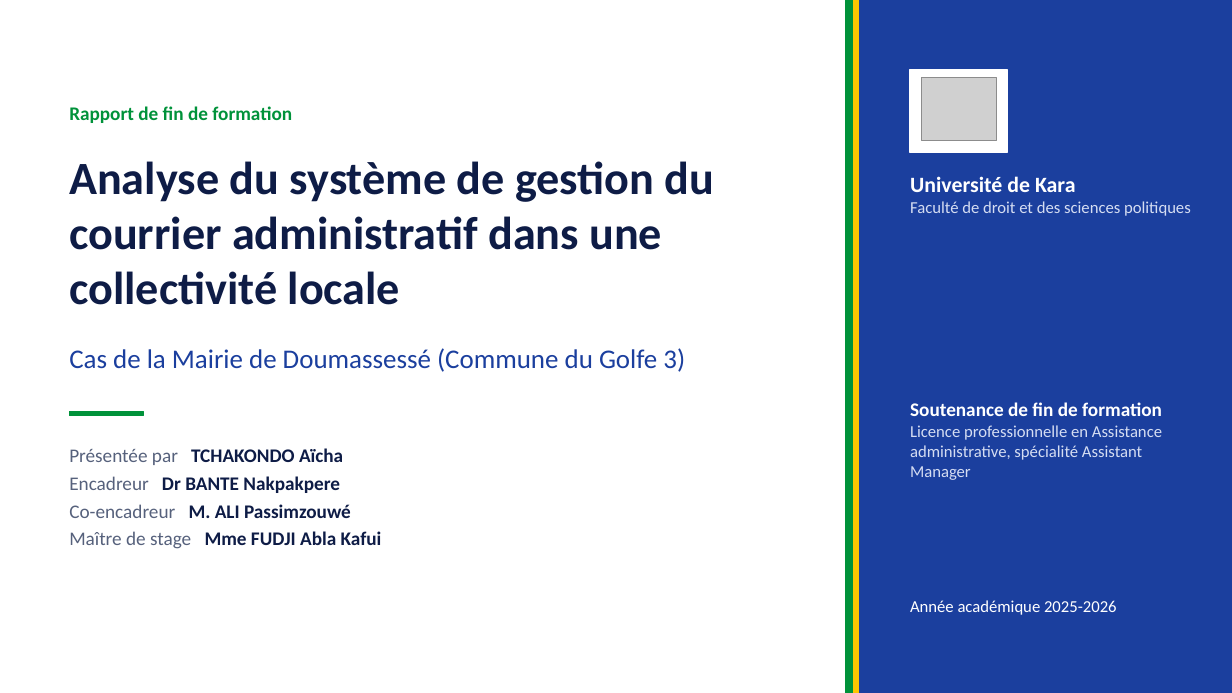
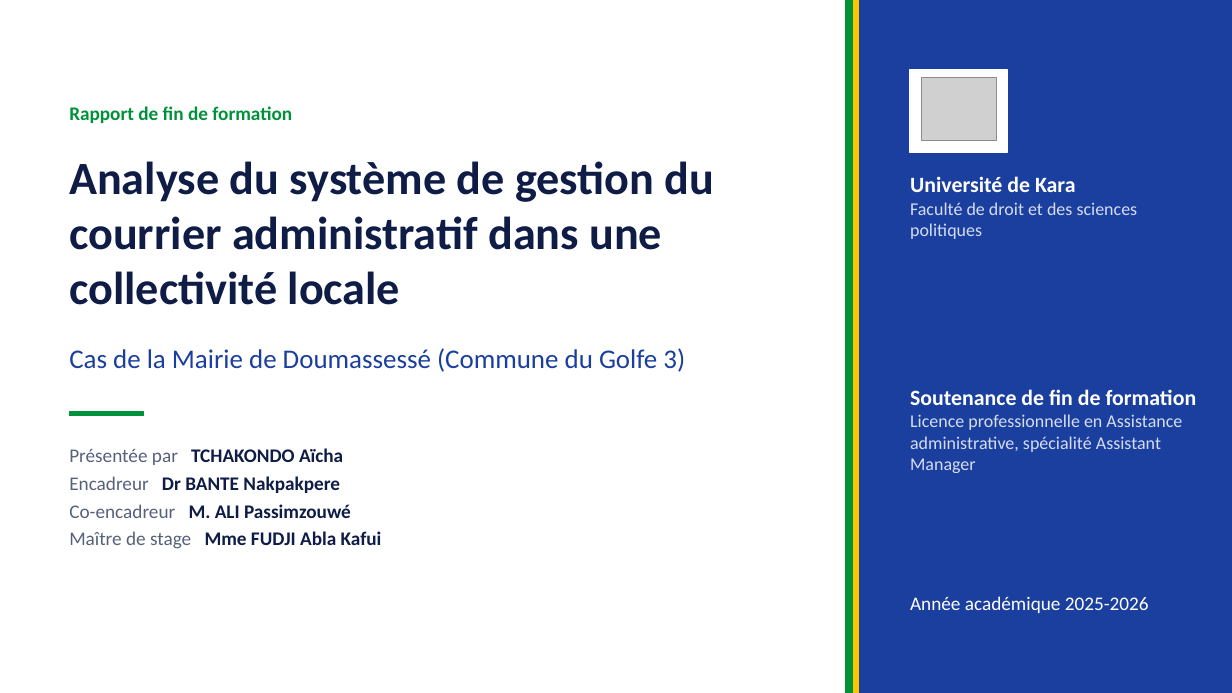
Before and after one commit to LUC-cmd/site-soutenance-aicha, a slide deck: slide 1 of docs/Presentation_soutenance_TCHAKONDO_Aicha.pptx. Drawn at 1232x693 pixels with LibreOffice and Linux fonts; fonts in the diff are those of the drawing; grey boxes stand for pictures. Boxes give left, top, right and bottom in pixels: in the first picture for what was removed or moved away, otherwise in the second. Text is boxed around its words. In the diff, an @@ line names an element or a change of style, - is before the commit and + after.

```diff
--- a/docs/Presentation_soutenance_TCHAKONDO_Aicha.pptx
+++ b/docs/Presentation_soutenance_TCHAKONDO_Aicha.pptx
@@ text at box(910, 202, 1138, 239): size 13 to 14 pt in "Faculté de droit et des sciences politiques" @@
@@ text "Soutenance de fin de formation": place and size @@
-text "Soutenance de fin de formation" at box(910, 402, 1162, 480)
+text "Soutenance de fin de formation" at box(910, 389, 1197, 473)
@@ text "Soutenance de fin de formation" at box(910, 389, 1197, 473): size 15 to 17 pt in "Soutenance de fin de formation"; size 13 to 14 pt in "Licence professionnelle en Assistance administrative, spécia ..." @@
@@ text "Année académique 2025-2026" at box(910, 596, 1149, 613): size 13 to 15 pt @@
```
Also in this commit, not shown: 13 other slides changed, 2 slides removed, 1 other file.
